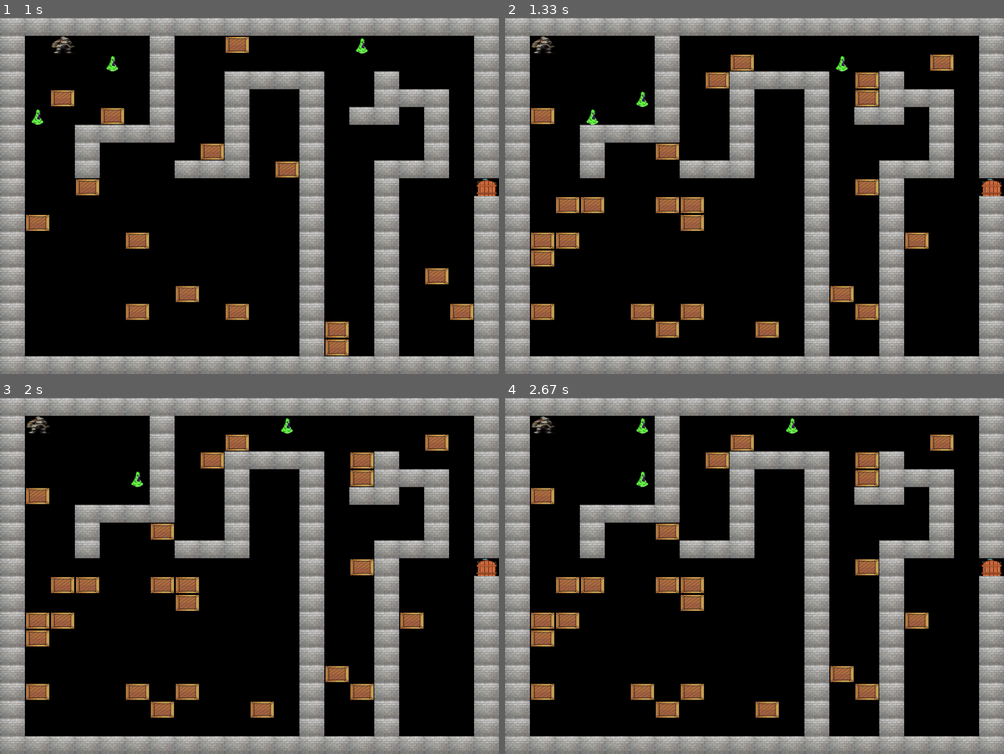
Above: before the commit, frames 1-4 (two rows, left to right).
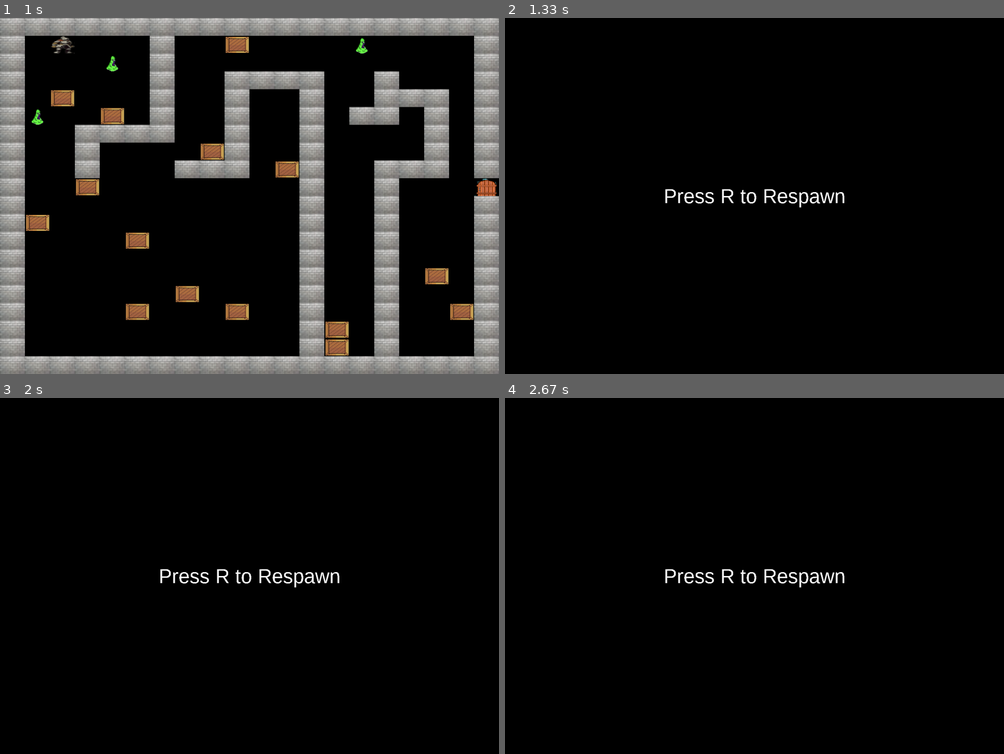
Above: after the commit, the same moments.

Repository: BronzeCrab/pygame-4-youtube
Game: pygame game, started from main.py
Two runs of this game, one before a commit and one after it. Both use one fixed random seed, a clock stepped at 60 frames per second and the inputs below.
Inputs:
- Up to frame 1 (1 s): hold R 0.33-0.8 s; hold Right 0.33-0.8 s; hold Right from 0.83 s (still down)
- Up to frame 2 (1.33 s): release Right at 1.3 s
- Up to frame 3 (2 s): no input
- Up to frame 4 (2.67 s): hold R from 2.43 s (still down); hold Left from 2.43 s (still down)

Frame 1 is identical in both runs. In frame 2, 40% of the frame differs, in the area x 0-100%, y 0-100%; in frame 3, 40%; in frame 4, 40%.

Commit message:
game over screen and restart func.

Diff:
--- a/entity.py
+++ b/entity.py
@@ -12,6 +12,7 @@
 class Player(Entity):
     dx: int = 0
     dy: int = 0
+    is_alive = True
 
 
 class Sword(Entity):
--- a/game.py
+++ b/game.py
@@ -58,12 +58,19 @@
                 elif event.type == pygame.KEYUP and event.key == pygame.K_SPACE:
                     if self.sword and self.sword.is_in_hand:
                         self.sword.is_displayed = False
+                elif event.type == pygame.KEYUP and event.key == pygame.K_r:
+                    if not self.player.is_alive:
+                        self.init_entities()
+                        self.setup_current_level()
+                        self.player.is_alive = True
 
             self.update_player_and_box_pos()
-            self.check_if_sword_killed_monster()
-            self.move_monsters()
-            self.check_if_sword_killed_monster()
-            self.update_lvl()
+
+            if self.player.is_alive:
+                self.check_if_sword_killed_monster()
+                self.move_monsters()
+                self.check_if_sword_killed_monster()
+                self.update_lvl()
 
     def load_map(self, filename: str) -> list[list[str]]:
         """
@@ -211,9 +218,17 @@
                 monster.rect.x == self.player.rect.x
                 and monster.rect.y == self.player.rect.y
             ):
-                print("Game is over, you lose, restart")
-                self.init_entities()
-                self.setup_current_level()
+                print("Game is over, you lose, you can restart")
+                self.player.is_alive = False
+
+                self.screen.fill(BLACK)
+                font = pygame.font.SysFont("Helvetica", 56)
+                gameover = font.render("Press R to Respawn", False, (255, 255, 255))
+                rect = gameover.get_rect()
+                rect.center = self.screen.get_rect().center
+                self.screen.blit(gameover, rect)
+                pygame.display.update()
+
                 return True
         return False
 
@@ -255,7 +270,7 @@
             and self.check_for_win()
         ):
             if self._level == 1:
-                print("Game if over, you won!")
+                print("Game is over, you won!")
                 self.running = False
                 return
 
